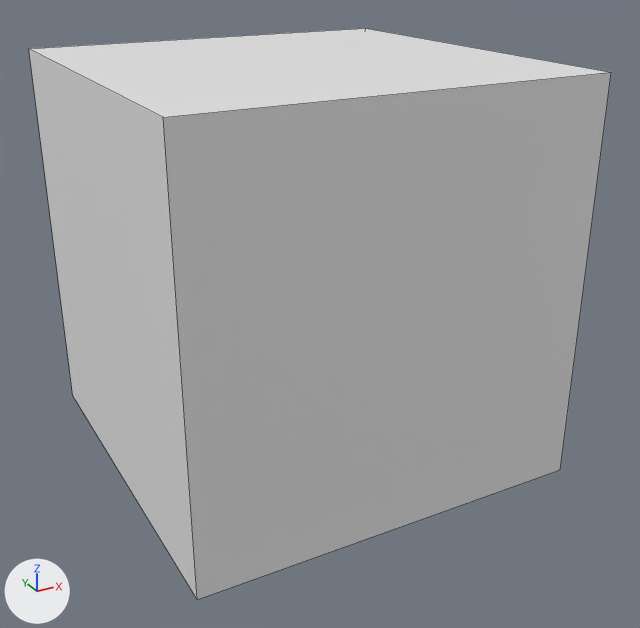
The Blender file Assets/Models/wall_tile.blend as it was, and as the next commit left it.
Before and after are seen from a camera (50 mm lens) standing at (-1.96, -3.8, 2.58) and looking at (0.05, -0.15, 0.75). The axes (+X, +Y, +Z) are drawn at lower left. The lights are the same throughout. Mesh edges are drawn as thin lines. Materials are left out; every surface is plain grey.

Before the edit, the objects in view are built like this:
```python
me_plane = bpy.data.meshes.new('Plane')
me_plane.from_pydata([(-1.0, -1.0, 0.0), (-1.0, 1.0, 0.0), (1.0, 1.0, 0.0), (-1.0, -1.0, 2.0), (-1.0, 1.0, 2.0), (1.0, 1.0, 2.0), (1.0, -1.0, 0.0), (1.0, -1.0, 2.0)], [], [(0, 3, 4, 1), (1, 4, 5, 2), (2, 5, 7, 6), (6, 7, 3, 0), (5, 4, 3, 7)])
ob_plane = bpy.data.objects.new('Plane', me_plane)
ob_plane.location = (0.0, 0.0, 0.0)
```
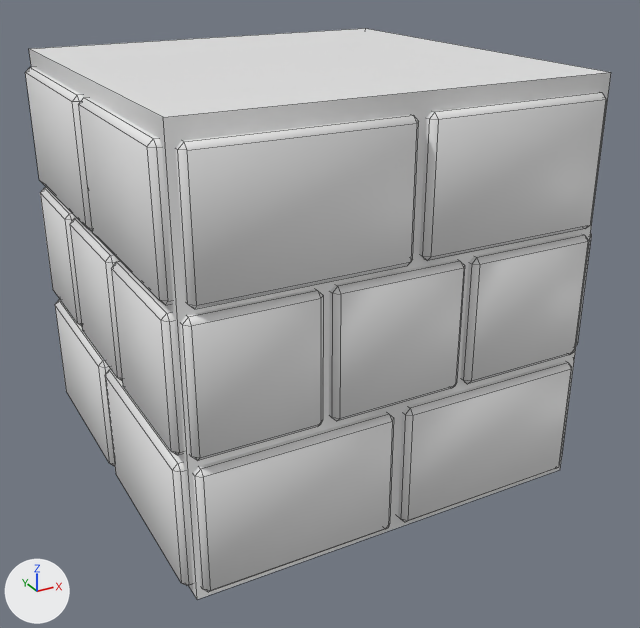
The change, as a diff of the scene's bpy script:
```diff
--- a/Assets/Models/wall_tile.blend.py
+++ b/Assets/Models/wall_tile.blend.py
@@ me_plane @@
 # used by ob_plane; location = (0.0, 0.0, 0.0)
-me_plane.from_pydata(...)  # 8 vertices, 5 faces; spans x -1.0..1.0, y -1.0..1.0, z 0.0..2.0
+me_plane.from_pydata(...)  # 572 vertices, 481 faces; spans x -1.04..1.04, y -1.04..1.04, z 0.0..2.0
+# me_plane part 1: 564 vertices added at x -1.04..1.04, y -1.04..1.04, z 0.04..2.0
```

Location of each change, (x1, y1, x2, y2) in pixels of the pictures (640 x 628 px):
'Plane', reshaped
    before: (29, 28, 611, 599)
    after: (25, 28, 611, 599)
part 1 of me_plane, added
    after: (25, 49, 611, 599)
